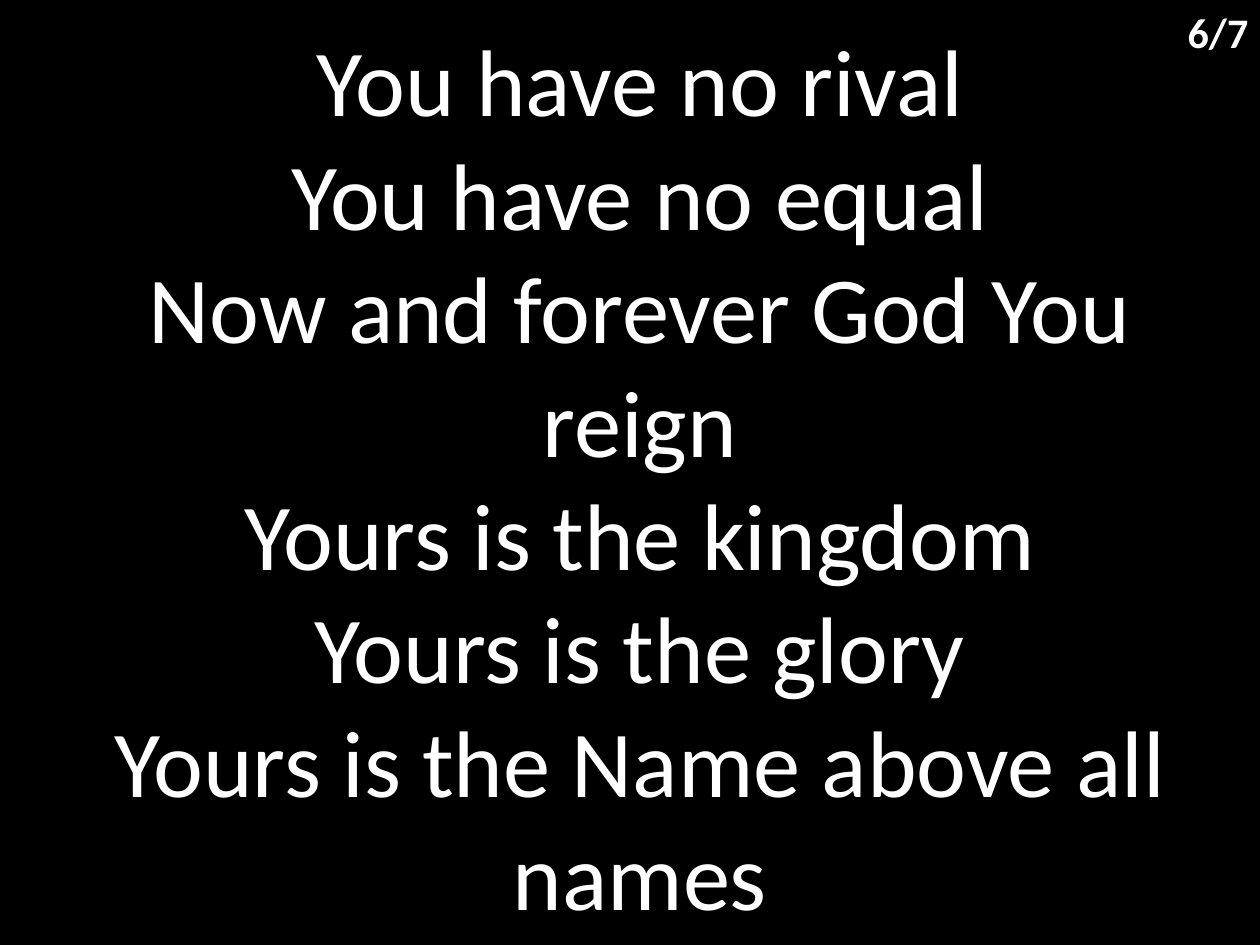
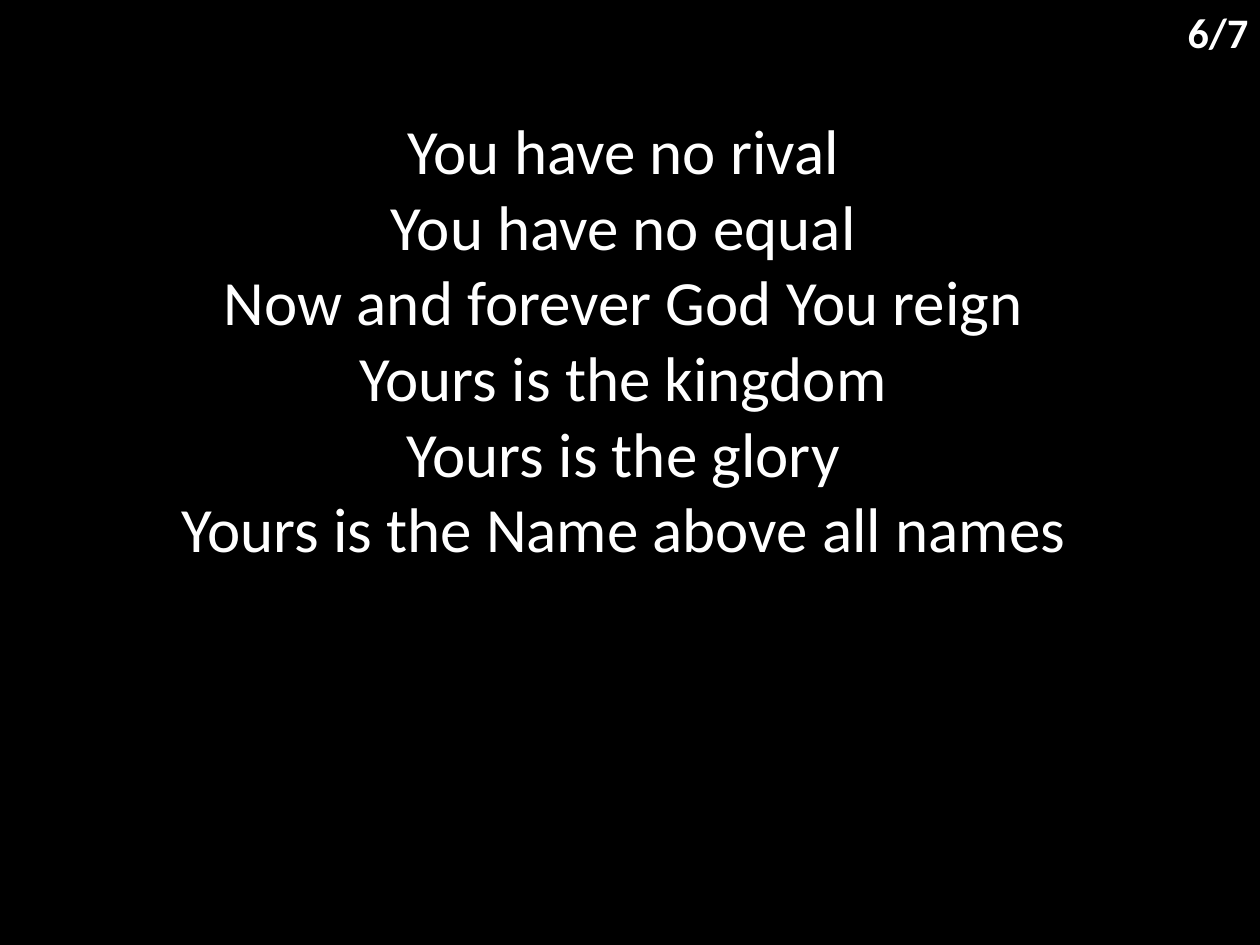
Before and after one commit to hoo-are-ya/worship, a slide deck: slide 7 of docs/songs/what a beautiful name.pptx. Drawn at 1260x945 pixels with LibreOffice and Linux fonts; fonts in the diff are those of the drawing. Boxes give left, top, right and bottom in pixels: in the first picture for what was removed or moved away, otherwise in the second. Text is boxed around its words. In the diff, an @@ line names an element or a change of style, - is before the commit and + after.

```diff
--- a/docs/songs/what a beautiful name.pptx
+++ b/docs/songs/what a beautiful name.pptx
@@ subtitle "You have no rival You ...": place and size @@
-subtitle "You have no rival You ..." at [114, 50, 1165, 911]
+subtitle "You have no rival You ..." at [181, 130, 1065, 553]
@@ subtitle "You have no rival You ..." at [181, 130, 1065, 553]: size 54 to 36 pt; less space between paragraphs @@
```
Also in this commit, not shown: 6 other slides changed, 4 other files.
